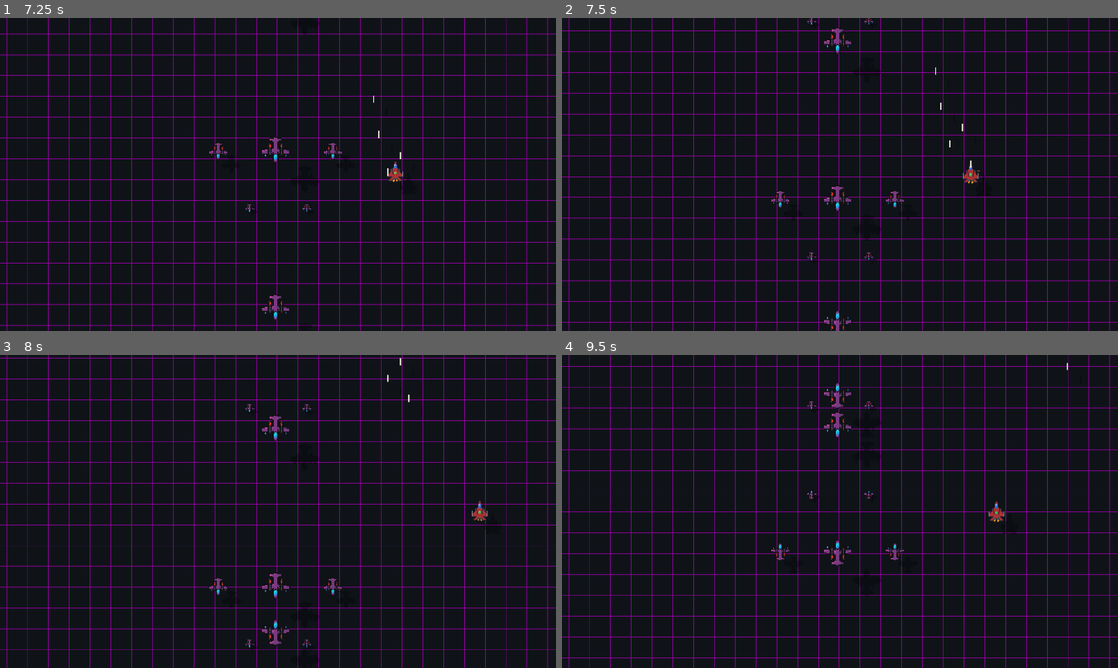
Above: before the commit, frames 1-4 (two rows, left to right).
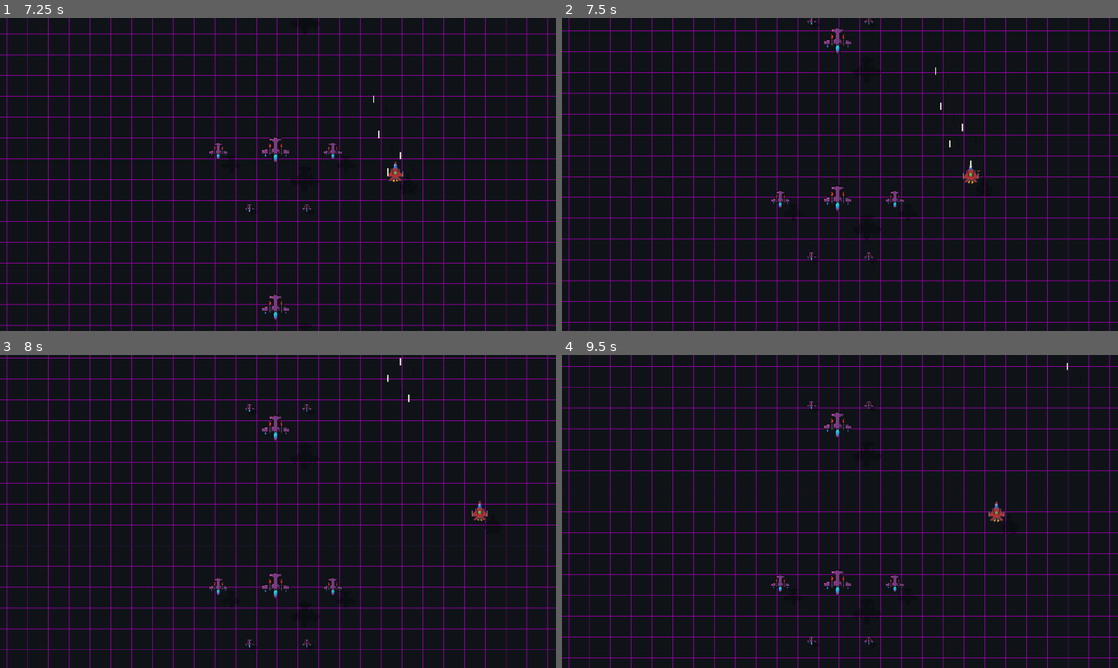
Above: after the commit, the same moments.

Repository: Nekupa-Studio/PlaneGame
Game: Godot game, scene res://scenes/prototype.tscn
Same seed, same stepped clock (60 frames per second), same inputs: the game is played once before the commit and once after it.
Inputs (mouse positions are in pixels of both pictures, inside the frame that each line leads up to):
- Up to frame 1 (7.25 s): move the mouse to (400, 158) at 0.52 s; hold Right (right) 0.53-1.28 s; hold Space (shoot) 0.53-1.28 s; move the mouse to (166, 190) at 1.27 s; hold Down (down) 1.28-2.03 s; click (166, 190) at 1.35 s; tap Space (shoot) at 1.55, 2.85, 4.35, 6.05 s; move the mouse to (333, 105) at 2.02 s; hold Right (right) 2.03-2.78 s; hold Space (shoot) 2.03-2.78 s; move the mouse to (250, 237) at 2.77 s; hold Up (up) 2.78-3.53 s; move the mouse to (444, 221) at 3.52 s; hold Space (shoot) 3.53-4.28 s; hold Left (left) 3.53-5.03 s; click (444, 221) at 3.6 s; move the mouse to (111, 127) at 4.27 s; move the mouse to (305, 174) at 5.02 s; hold Down (down) 5.03-5.78 s; hold Space (shoot) 5.03-5.78 s; move the mouse to (194, 96) at 5.77 s; hold Right (right) 5.78-6.53 s; click (194, 96) at 5.85 s; move the mouse to (400, 158) at 6.52 s; hold Up (up) from 6.53 s (still down); hold Space (shoot) from 6.53 s (still down)
- Up to frame 2 (7.5 s): move the mouse to (728, 190) at 7.27 s; release Up (up) at 7.28 s; release Space (shoot) at 7.28 s; hold Right (right) from 7.28 s (still down); tap Space (shoot) at 7.35 s
- Up to frame 3 (8 s): keep holding Right (right)
- Up to frame 4 (9.5 s): move the mouse to (895, 442) at 8.02 s; release Right (right) at 8.03 s; hold Down (down) 8.03-8.78 s; hold Space (shoot) 8.03-8.78 s; click (895, 442) at 8.1 s; move the mouse to (812, 574) at 8.77 s; hold Left (left) from 8.78 s (still down); tap Space (shoot) at 8.85 s

Frame 1 is identical in both runs. In frame 2, 0.1% of the frame differs, in the area x 47-53%, y 93-100%; in frame 3, 0.1%; in frame 4, 0.7%, in the area x 37-64%, y 8-93%.

Commit message:
Minor Changes
Changelog:
- Changed hitbox detection in CustomCharacter, now Area2D must also be labeled "hitbox" to be detected.
- Added fire when crashing.
- Renamed "weak_enemy_shooter_handler" to "base_enemy"

Future changes planned:
- "base_enemy" seen in recent prototypes will now be a kamikaze.

Diff:
--- a/assets/enemy.tscn
+++ b/assets/enemy.tscn
@@ -1,10 +1,10 @@
-[gd_scene load_steps=3 format=3 uid="uid://cpwr3ily84krn"]
+[gd_scene load_steps=3 format=3 uid="uid://bdube1fexftkf"]
 
-[ext_resource type="Script" path="res://scripts/weak_shooter_enemy_handler.gd" id="1_rh7vn"]
+[ext_resource type="Script" path="res://scripts/base_enemy.gd" id="1_sgp7r"]
 [ext_resource type="Texture2D" uid="uid://dj1g610w2kk0k" path="res://imports/test_ennemis.png" id="2_qecpi"]
 
 [node name="weak_shooter_enemy" type="CharacterBody2D"]
-script = ExtResource("1_rh7vn")
+script = ExtResource("1_sgp7r")
 
 [node name="sprite" type="Sprite2D" parent="."]
 texture_filter = 1
--- a/assets/explosion_emitter.tscn
+++ b/assets/explosion_emitter.tscn
@@ -5,7 +5,7 @@
 offsets = PackedFloat32Array(0, 0.609272, 1)
 colors = PackedColorArray(0.975079, 0.403674, 0, 1, 0.868281, 0, 0.101034, 1, 0, 0, 0, 1)
 
-[node name="Node2D" type="CPUParticles2D"]
+[node name="explosion_emitter" type="CPUParticles2D"]
 emitting = false
 amount = 50
 one_shot = true
--- /dev/null
+++ b/assets/fire_particles.tscn
@@ -0,0 +1,30 @@
+[gd_scene load_steps=4 format=3 uid="uid://crao8r5gbsg37"]
+
+[sub_resource type="Curve" id="Curve_q5pu7"]
+min_value = -200.0
+max_value = 200.0
+_data = [Vector2(0, -200), 0.0, 0.0, 0, 0, Vector2(0.340659, 69.0909), 0.0, 0.0, 0, 0, Vector2(0.571429, 152.727), 0.0, 0.0, 0, 0, Vector2(1, 200), 0.0, 0.0, 0, 0]
+point_count = 4
+
+[sub_resource type="Curve" id="Curve_i24be"]
+_data = [Vector2(0, 1), 0.0, 0.0, 0, 0, Vector2(0.549451, 0.609091), 0.0, 0.0, 0, 0, Vector2(1, 0.590909), 0.0, 0.0, 0, 0]
+point_count = 3
+
+[sub_resource type="Gradient" id="Gradient_pj5gp"]
+offsets = PackedFloat32Array(0, 0.450331, 0.827815)
+colors = PackedColorArray(1, 0, 0, 1, 1, 0.626372, 0.000489779, 1, 0.0885599, 0.0885599, 0.0885599, 1)
+
+[node name="fire_particles" type="CPUParticles2D"]
+amount = 40
+randomness = 1.0
+emission_shape = 2
+emission_sphere_radius = 11.34
+direction = Vector2(0, -1)
+gravity = Vector2(0, 0)
+initial_velocity_min = 20.0
+initial_velocity_max = 20.0
+linear_accel_curve = SubResource("Curve_q5pu7")
+scale_amount_min = 2.0
+scale_amount_max = 4.0
+scale_amount_curve = SubResource("Curve_i24be")
+color_ramp = SubResource("Gradient_pj5gp")
--- a/assets/player.tscn
+++ b/assets/player.tscn
@@ -57,9 +57,9 @@
 autoplay = "default"
 frame_progress = 0.539249
 
-[node name="Hitbox" type="Area2D" parent="."]
+[node name="hitbox" type="Area2D" parent="."]
 
-[node name="Hitbox_shape" type="CollisionShape2D" parent="Hitbox"]
+[node name="Hitbox_shape" type="CollisionShape2D" parent="hitbox"]
 shape = SubResource("RectangleShape2D_gttsf")
 
 [node name="Gun1" type="Node2D" parent="."]
--- a/scripts/weak_shooter_enemy_handler.gd
+++ b/scripts/base_enemy.gd
@@ -17,12 +17,5 @@
 	velocity = direction * speed
 	move_and_slide()
 
-	if position.y > 600 or position.y < -100:
-		texture_index = (texture_index + 1) % 2
-		sprite.texture = textures[texture_index]
-		shadow.flip_v = !shadow.flip_v
-		direction = -direction
-
-
 func _get_class():
 	return Enemy
--- a/scripts/camera_follow.gd
+++ b/scripts/camera_follow.gd
@@ -11,7 +11,7 @@
 	camera_half_height = get_viewport_rect().size.y/(2*zoom.y)
 
 
-# Following the character according to y coord. TODO: no hardcoding.
+# Following the character according to y coord.
 func _physics_process(delta):
 	if following:
 		position.y = followed.position.y - camera_half_height
--- a/scripts/character_handler.gd
+++ b/scripts/character_handler.gd
@@ -12,7 +12,7 @@
 		if child is AnimatedSprite2D or child is Sprite2D:
 			shadow = Shadow.create_shadow(child)
 			add_child(shadow)
-		elif child is Area2D:
+		elif child is Area2D and child.name == "hitbox":
 			hitbox = child
 
 func _physics_process(delta):
--- a/scripts/planes.gd
+++ b/scripts/planes.gd
@@ -2,18 +2,24 @@
 class_name Planes
 
 var explosion: PackedScene = preload("res://assets/explosion_emitter.tscn")
+var fire: PackedScene = preload("res://assets/fire_particles.tscn")
 
 func crash_plane():
+	var fire_particles = fire.instantiate()
+	fire_particles.position = Vector2(0,0)
+	fire_particles.direction = Vector2(0, -sign(velocity.y))
+	add_child(fire_particles)
+
 	var death_tween = create_tween()
 	death_tween.tween_property(self, "elevation", 0, (elevation/25) * 0.1)
 	await death_tween.finished
 
-	var particles = explosion.instantiate()
-	particles.position = position
+	var exp_particles = explosion.instantiate()
+	exp_particles.position = position
 
-	get_tree().root.add_child(particles)
+	get_tree().root.add_child(exp_particles)
 
-	particles.emitting = true
-	particles.connect("property_list_changed", particles.queue_free)
+	exp_particles.emitting = true
+	exp_particles.connect("property_list_changed", exp_particles.queue_free)
 
 	queue_free()
Not shown: 1 places in scenes/prototype.tscn that only renumber resources
Not shown, changed: README.md
